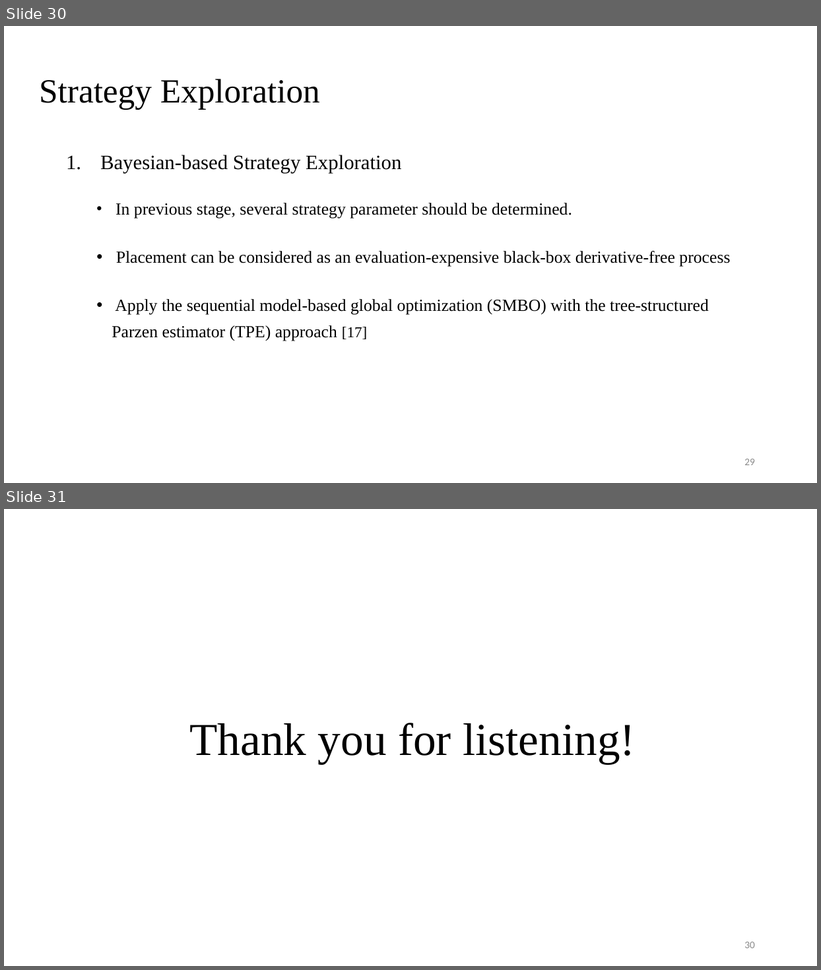
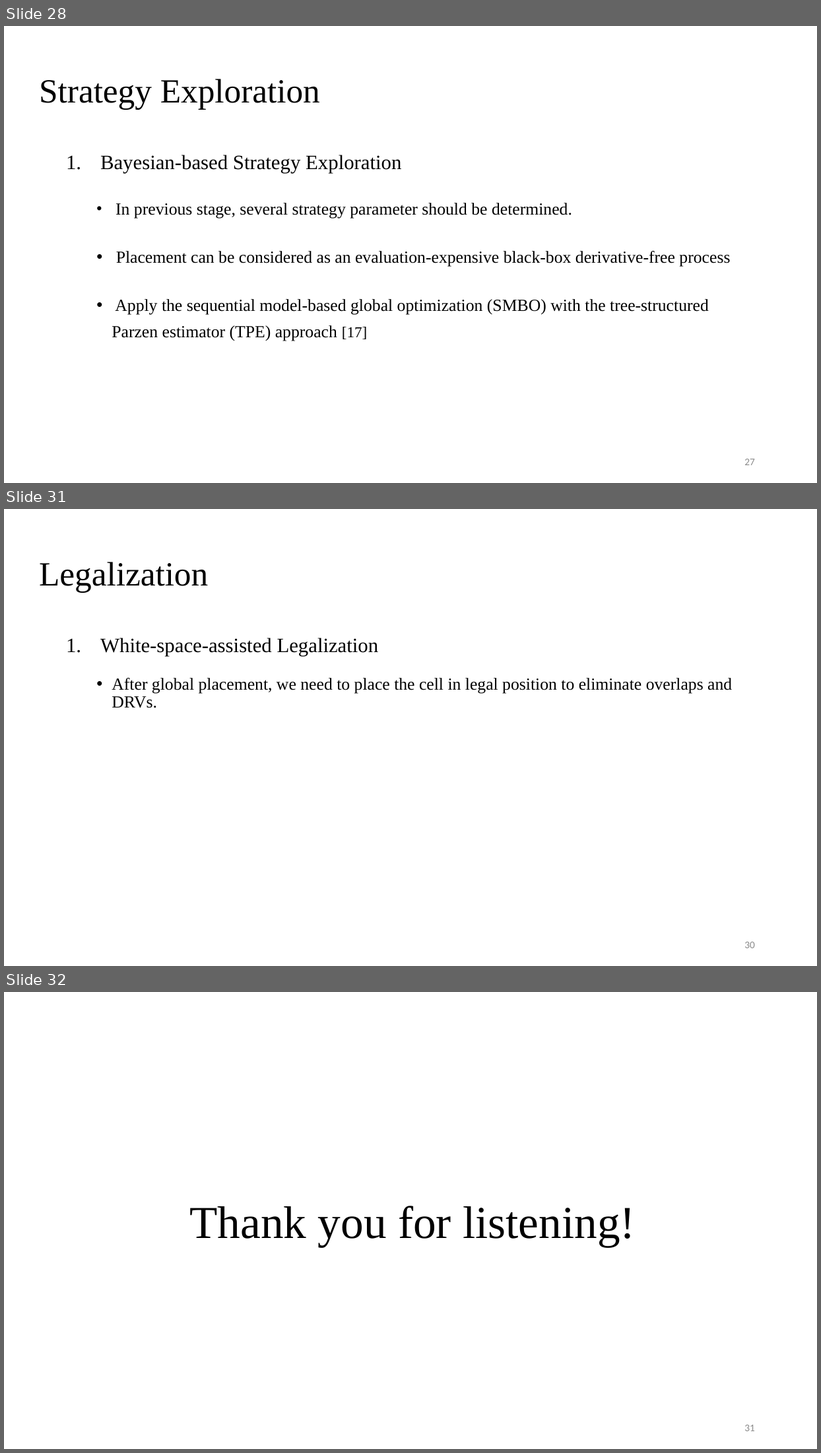
Before and after one commit to Pacific-Feng-Studuies/Studied-Papers, a slide deck: GM/Placement/PUFFER A Routability-Driven Placement Framework via Cell Padding/PUFFER A Routability-Driven Placement Framework via Cell Padding.pptx. Shown one above the other, each under a label of ours: slides 30 and 31 before the commit, slides 28, 31 and 32 after it; the slides between them are not shown. The pictures are 821x970 and 821x1453 pixels, drawn with LibreOffice and Linux fonts; fonts in the diff are those of the drawing. Boxes give left, top, right and bottom in pixels: in the first picture for what was removed or moved away, otherwise in the second. Text is boxed around its words. In the diff, an @@ line names an element or a change of style, - is before the commit and + after.

```diff
--- a/GM/Placement/PUFFER A Routability-Driven Placement Framework via Cell Padding/PUFFER A Routability-Driven Placement Framework via Cell Padding.pptx
+++ b/GM/Placement/PUFFER A Routability-Driven Placement Framework via Cell Padding/PUFFER A Routability-Driven Placement Framework via Cell Padding.pptx
@@ slide 31 added at [4,509,817,966], background #FFFFFF @@
@@ title added at [39,562,208,592], 40 pt, text #000000 @@
+Legalization
@@ text added at [100,638,732,708], 20 pt, text #000000 @@
+1. White-space-assisted Legalization
+  • After global placement, we need to place the cell in legal position to eliminate overlaps and DRVs.
@@ page number added at [745,942,755,949], 12 pt, text #8C8C8C @@
+30
@@ what was slide 30 is now slide 28 @@
@@ page number at [745,459,755,466]: text changed @@
-29
+27
@@ what was slide 31 is now slide 32 @@
@@ page number at [745,1425,755,1432]: text changed @@
-30
+31
```
Also in this commit, not shown: 2 slides changed.
